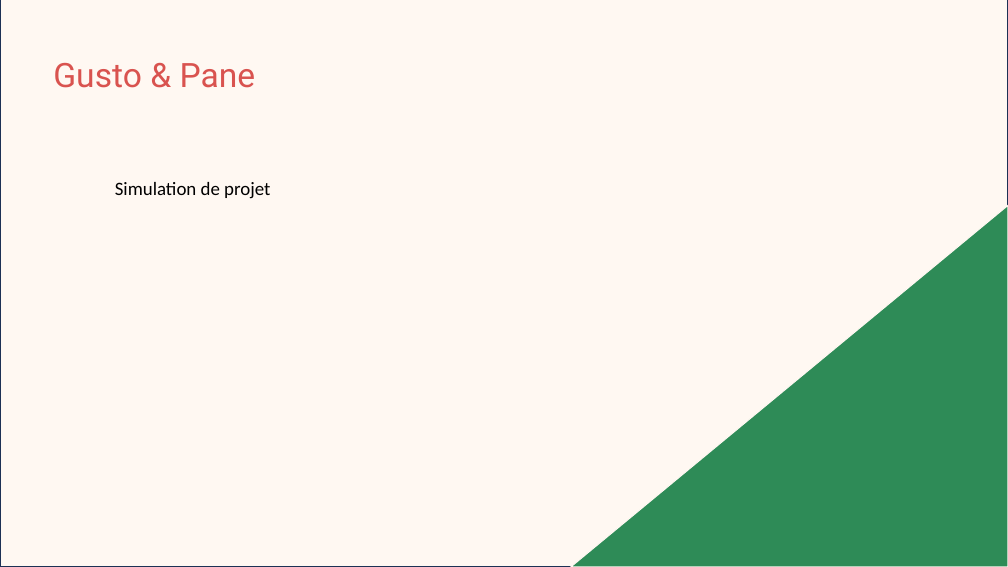
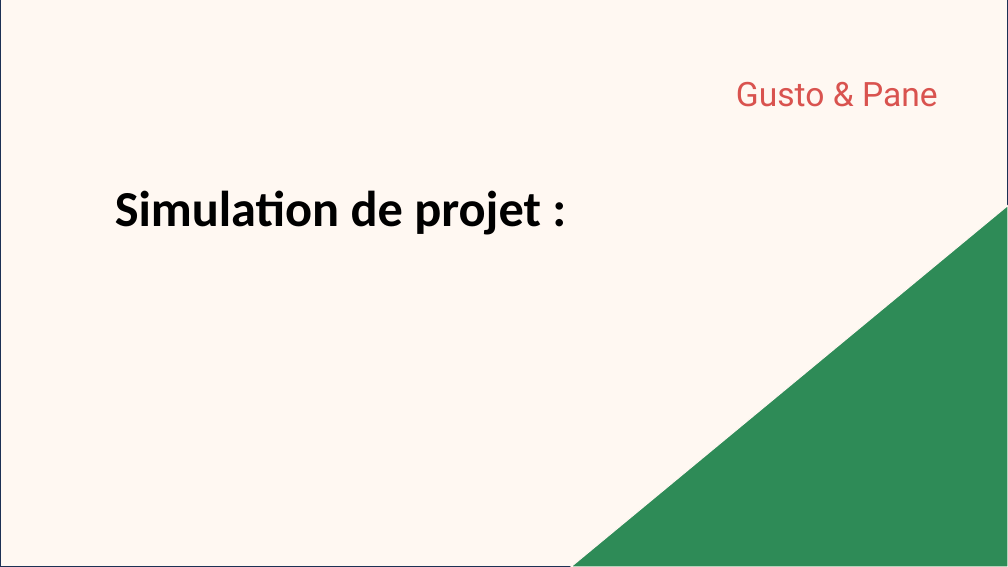
Before and after one commit to anaskablaoui/Gusto-pane, a slide deck: slide 8 of Présentation1.pptx (slide 6 before the commit). Drawn at 1008x567 pixels with LibreOffice and Linux fonts; fonts in the diff are those of the drawing. Boxes give left, top, right and bottom in pixels: in the first picture for what was removed or moved away, otherwise in the second. Text is boxed around its words. In the diff, an @@ line names an element or a change of style, - is before the commit and + after.

```diff
--- a/Présentation1.pptx
+++ b/Présentation1.pptx
@@ text "Gusto & Pane": place and size @@
-text "Gusto & Pane" at [53, 63, 256, 88]
+text "Gusto & Pane" at [736, 82, 938, 107]
@@ text at [115, 190, 541, 235]: text changed; size 18 to 48 pt; bold on @@
-Simulation de projet
+Simulation de projet :
```
Also in this commit, not shown: 6 other slides changed, 4 slides added, 1 slide removed.
